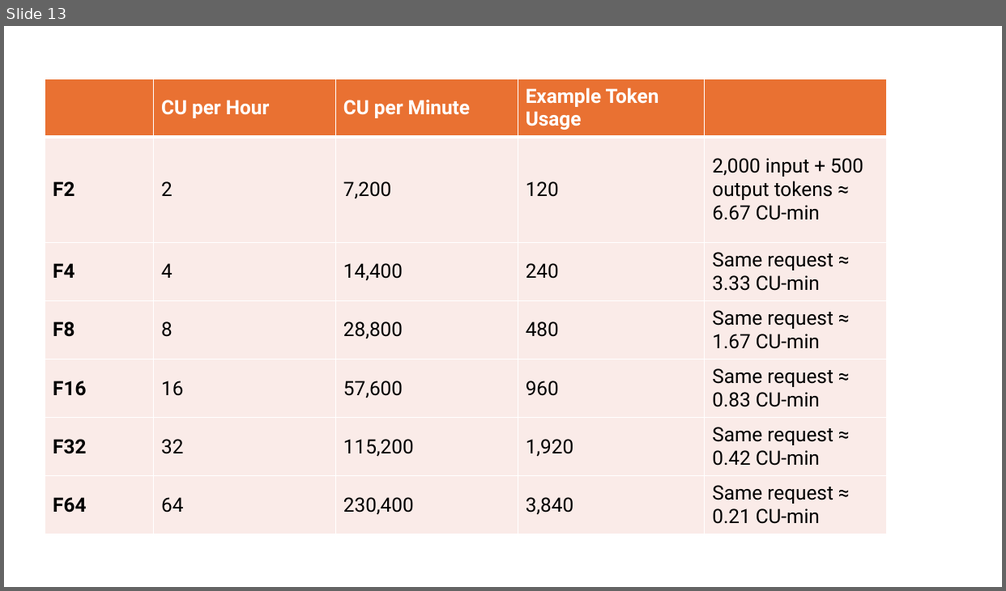
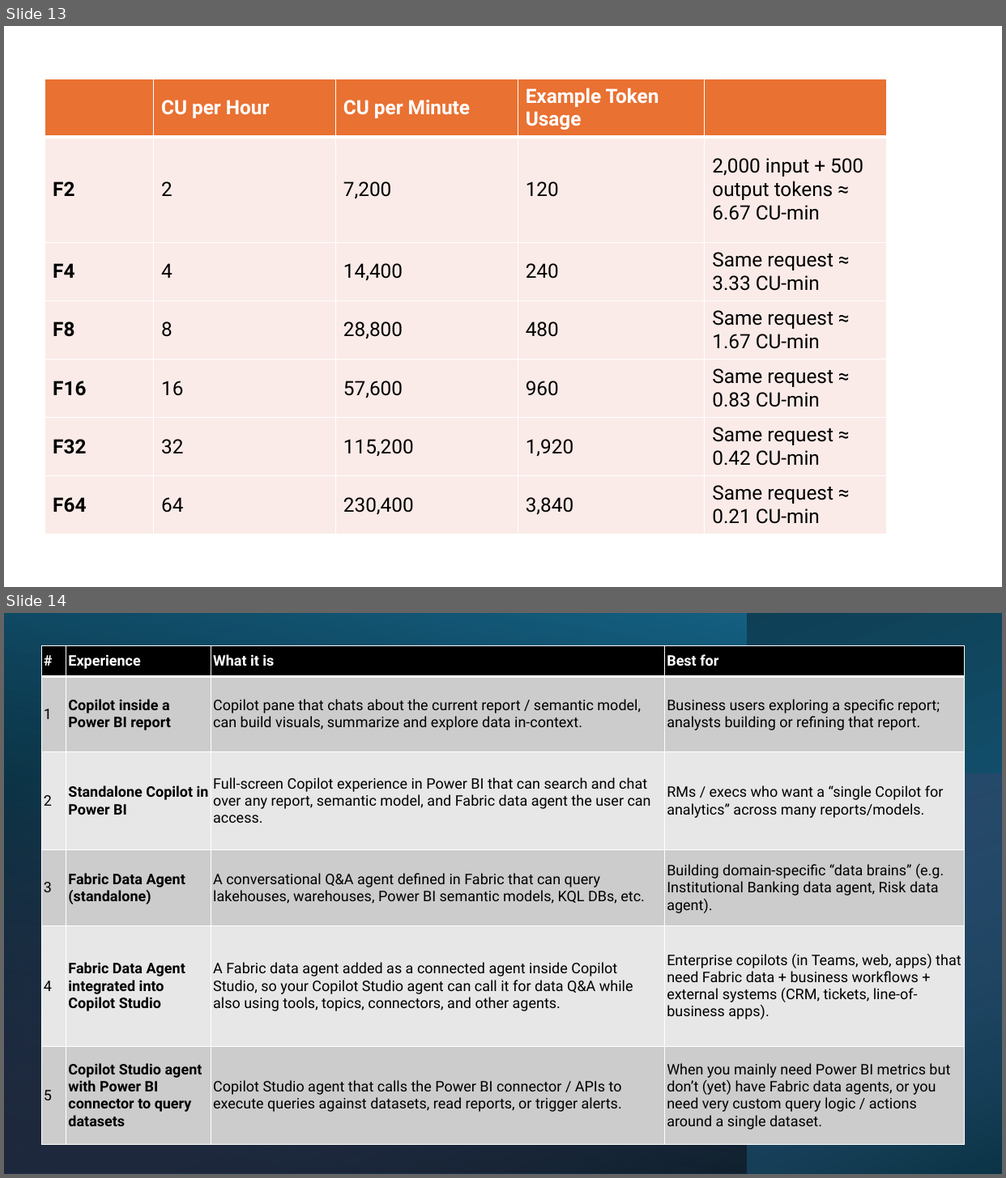
Before and after one commit to ravinex/stand, a slide deck: Copilot in Fabric.pptx. Shown one above the other, each under a label of ours: slide 13 before the commit, slides 13 and 14 after it. The pictures are 1006x591 and 1006x1178 pixels, drawn with LibreOffice and Linux fonts; fonts in the diff are those of the drawing. Boxes give left, top, right and bottom in pixels: in the first picture for what was removed or moved away, otherwise in the second. Text is boxed around its words. In the diff, an @@ line names an element or a change of style, - is before the commit and + after.

```diff
--- a/Copilot in Fabric.pptx
+++ b/Copilot in Fabric.pptx
@@ slide 14 added at (4, 613, 1002, 1174), background #FFFFFF @@
@@ rectangle added at (4, 613, 1002, 1174), fill gradient #156082 to #0B3041 @@
@@ rectangle added at (4, 613, 747, 1174), fill gradient #000000 to #156082 @@
@@ table added at (41, 646, 965, 1145), 6 rows, 4 columns @@
+# | Experience | What it is | Best for
+1 | Copilot inside a Power BI report | Copilot pane that chats about the current report / semantic model, can build visuals, summarize and explore data in-context. | Business users exploring a specific report; analysts building or refining that report.
+2 | Standalone Copilot in Power BI | Full-screen Copilot experience in Power BI that can search and chat over any report, semantic model, and Fabric data agent the user can access. | RMs / execs who want a “single Copilot for analytics” across many reports/models.
+3 | Fabric Data Agent (standalone) | A conversational Q&A agent defined in Fabric that can query lakehouses, warehouses, Power BI semantic models, KQL DBs, etc. | Building domain-specific “data brains” (e.g. Institutional Banking data agent, Risk data agent).
+4 | Fabric Data Agent integrated into Copilot Studio | A Fabric data agent added as a connected agent inside Copilot Studio, so your Copilot Studio agent can call it for data Q&A while also using tools, topics, connectors, and other agents. | Enterprise copilots (in Teams, web, apps) that need Fabric data + business workflows + external systems (CRM, tickets, line-of-business apps).
+5 | Copilot Studio agent with Power BI connector to query datasets | Copilot Studio agent that calls the Power BI connector / APIs to execute queries against datasets, read reports, or trigger alerts. | When you mainly need Power BI metrics but don’t (yet) have Fabric data agents, or you need very custom query logic / actions around a single dataset.
@@ rectangle added at (4, 774, 1002, 1174), fill gradient #D86ECC to #000000 @@
```
